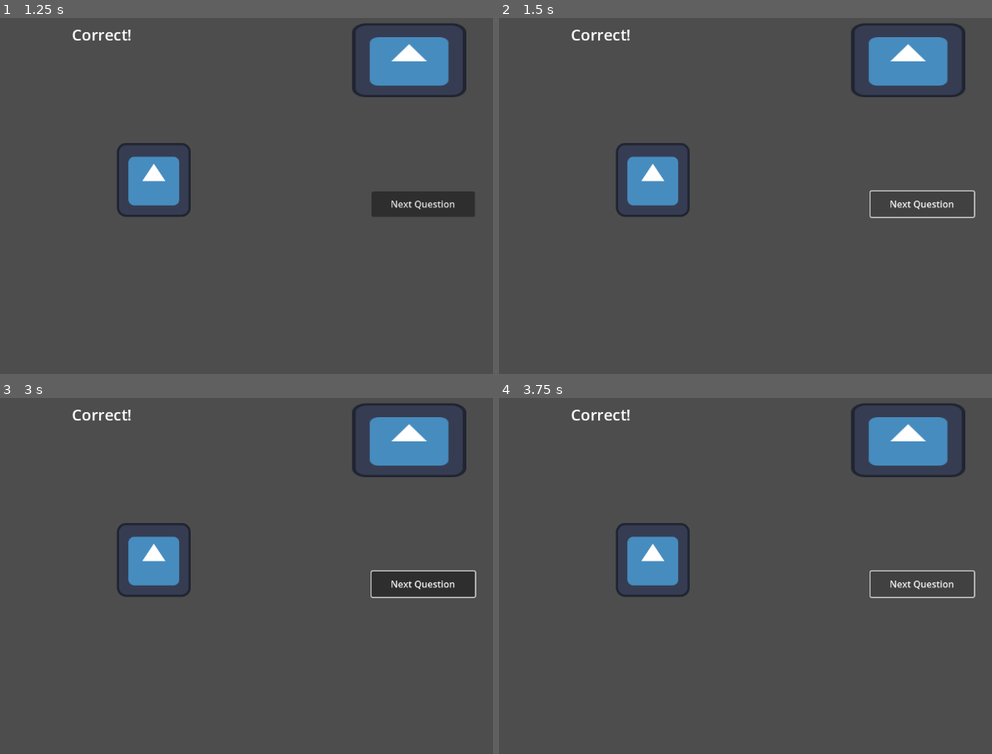
Above: before the commit, frames 1-4 (two rows, left to right).
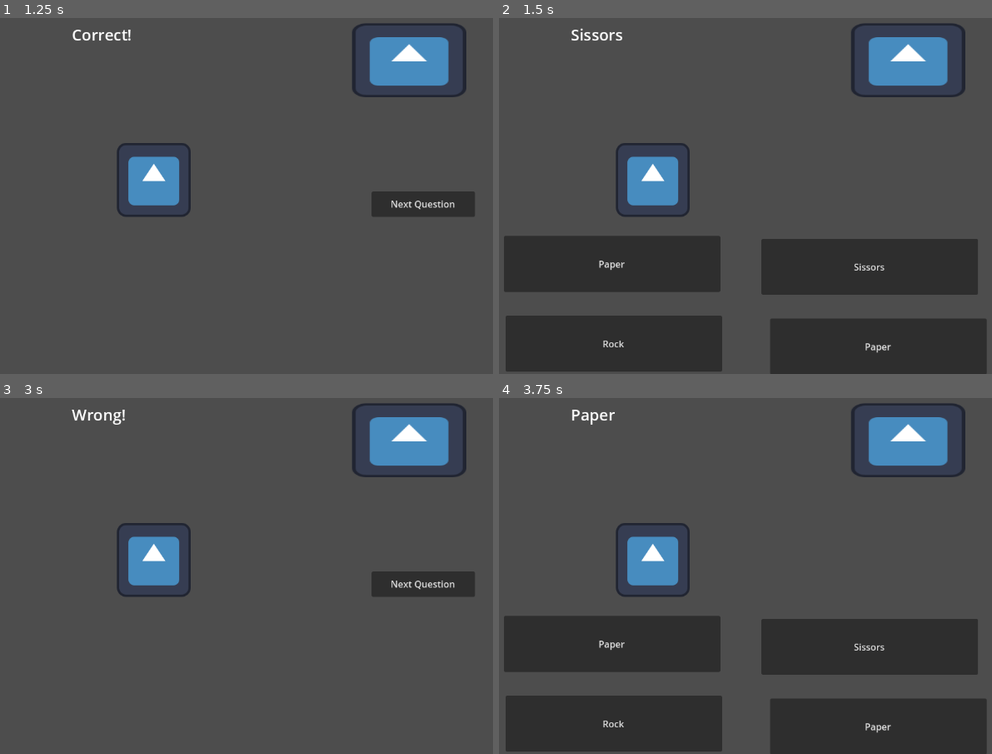
Above: after the commit, the same moments.

Repository: S1lv3rn/GGJ2024
Game: Godot game, scene res://joke_game.tscn
The game is run twice, just before and just after one commit, with the same random seed, the same clock (stepped at 60 frames per second) and the same inputs. The engine's default icon, where the game draws it, is replaced by a stand-in: a white triangle on a blue panel in a dark square.
Inputs (mouse positions are in pixels of both pictures, inside the frame that each line leads up to):
- Up to frame 1 (1.25 s): click "Paper" at 0.5 s
- Up to frame 2 (1.5 s): click "Next Question" at 1.25 s
- Up to frame 3 (3 s): click (423, 583) at 2 s, where only the run before the commit has a clickable "Next Question"; click (369, 647) at 2.75 s, where only the run after the commit has a clickable "Sissors"
- Up to frame 4 (3.75 s): click "Next Question" at 3.5 s

Frame 1 is identical in both runs. In frame 2, 28% of the frame differs, in the area x 1-99%, y 2-100%; in frame 3, 0.4%; in frame 4, 28%.

Commit message:
next button functioality

Diff:
--- a/joke_game.tscn
+++ b/joke_game.tscn
@@ -72,3 +72,4 @@
 [connection signal="pressed" from="Button2" to="." method="_on_button_2_pressed"]
 [connection signal="pressed" from="Button3" to="." method="_on_button_3_pressed"]
 [connection signal="pressed" from="Button4" to="." method="_on_button_4_pressed"]
+[connection signal="pressed" from="NextButton" to="." method="_on_next_button_pressed"]
--- a/joke_mini_game.gd
+++ b/joke_mini_game.gd
@@ -74,3 +74,8 @@
 
 func _on_button_4_pressed():
 	check_answer(%Button4.text)
+
+
+
+func _on_next_button_pressed():
+	chooseQuestion()
